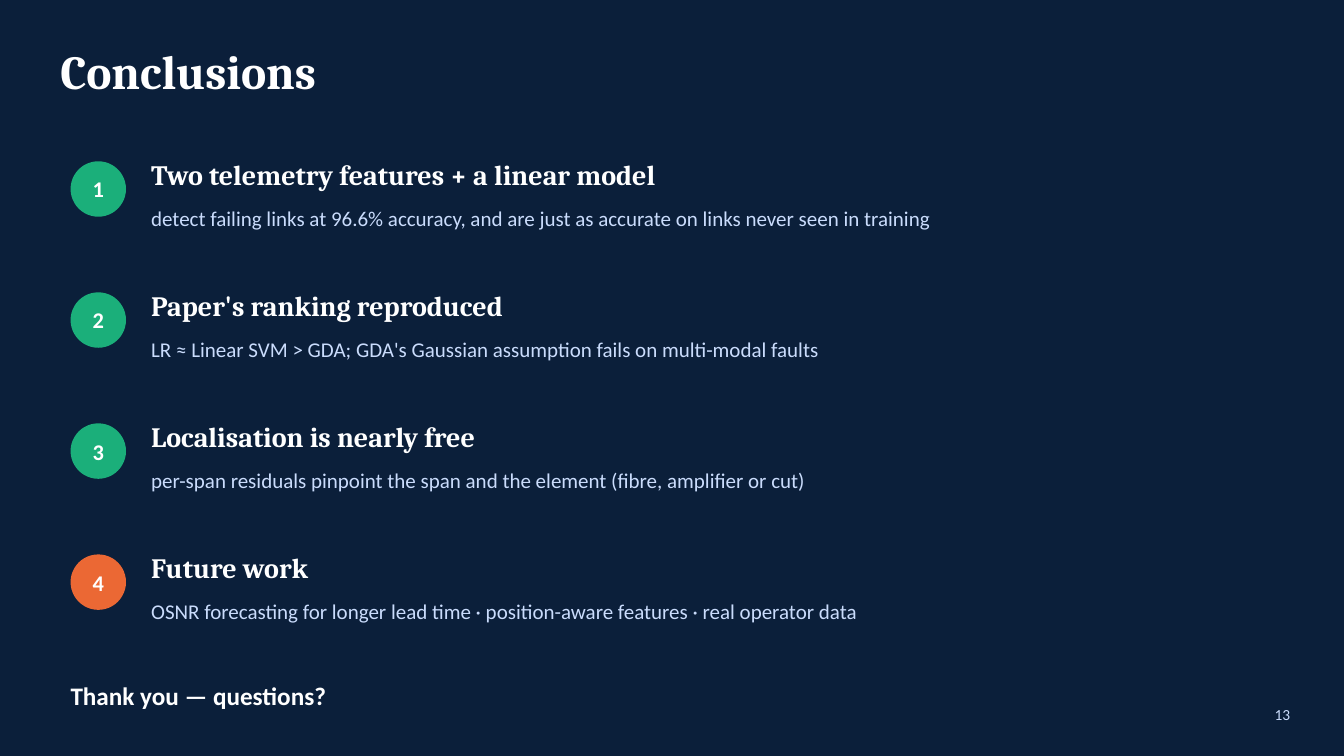
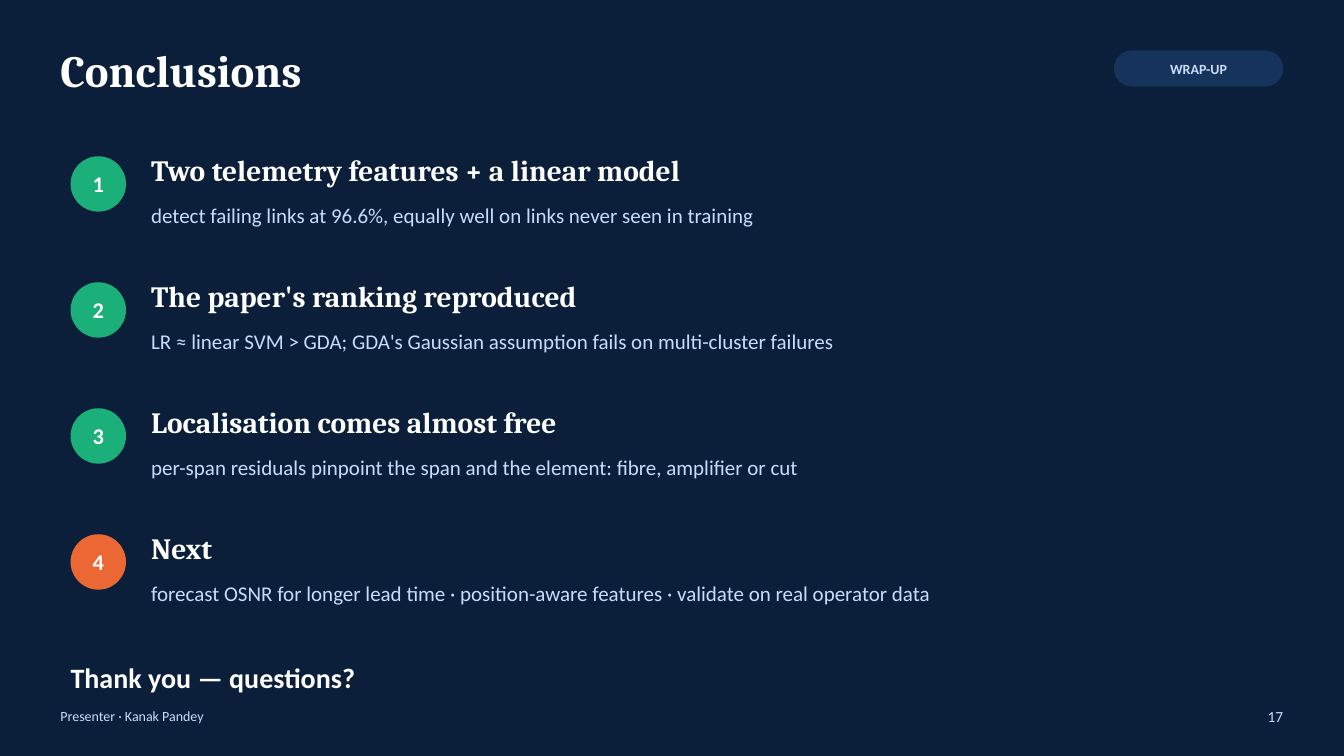
Before and after one commit to jsanjayvarma06-oss/ML-Project, a slide deck: slide 17 of docs/Slides_Link_Failure_Prediction.pptx (slide 13 before the commit). Drawn at 1344x756 pixels with LibreOffice and Linux fonts; fonts in the diff are those of the drawing. Boxes give left, top, right and bottom in pixels: in the first picture for what was removed or moved away, otherwise in the second. Text is boxed around its words. In the diff, an @@ line names an element or a change of style, - is before the commit and + after.

```diff
--- a/docs/Slides_Link_Failure_Prediction.pptx
+++ b/docs/Slides_Link_Failure_Prediction.pptx
@@ text "Conclusions" at (60, 56, 301, 88): size 34 to 32 pt @@
@@ rounded rectangle added at (1114, 50, 1284, 87), fill #16335C, 10 pt, text #CADCFC, bold @@
+WRAP-UP
@@ ellipse "1": place and size @@
-ellipse "1" at (71, 161, 126, 217)
+ellipse "1" at (71, 156, 126, 212)
@@ text "Two telemetry features + a ..." at (151, 160, 680, 188): size 20 to 21 pt @@
@@ text at (151, 208, 753, 227): text changed @@
-detect failing links at 96.6% accuracy, and are just as accurate on links never seen in training
+detect failing links at 96.6%, equally well on links never seen in training
@@ ellipse "2": place and size @@
-ellipse "2" at (71, 292, 126, 348)
+ellipse "2" at (71, 282, 126, 338)
@@ text at (151, 286, 577, 314): text changed; size 20 to 21 pt @@
-Paper's ranking reproduced
+The paper's ranking reproduced
@@ text at (151, 334, 833, 353): text changed @@
-LR ≈ Linear SVM > GDA; GDA's Gaussian assumption fails on multi-modal faults
+LR ≈ linear SVM > GDA; GDA's Gaussian assumption fails on multi-cluster failures
@@ ellipse "3": place and size @@
-ellipse "3" at (71, 423, 126, 479)
+ellipse "3" at (71, 408, 126, 464)
@@ text at (151, 412, 557, 434): text changed; size 20 to 21 pt @@
-Localisation is nearly free
+Localisation comes almost free
@@ text at (151, 460, 798, 479): text changed @@
-per-span residuals pinpoint the span and the element (fibre, amplifier or cut)
+per-span residuals pinpoint the span and the element: fibre, amplifier or cut
@@ ellipse "4": place and size @@
-ellipse "4" at (71, 555, 126, 610)
+ellipse "4" at (71, 534, 126, 590)
@@ text added at (151, 539, 212, 560), 21 pt, text #FFFFFF, bold @@
+Next
@@ text removed at (151, 558, 308, 579) @@
-Future work
@@ text at (151, 586, 930, 605): text changed @@
-OSNR forecasting for longer lead time · position-aware features · real operator data
+forecast OSNR for longer lead time · position-aware features · validate on real operator data
@@ text "Thank you — questions?": place and size @@
-text "Thank you — questions?" at (71, 687, 326, 709)
+text "Thank you — questions?" at (71, 668, 355, 693)
@@ text "Thank you — questions?" at (71, 668, 355, 693): size 18 to 20 pt @@
@@ text added at (60, 711, 203, 724), 10 pt, text #CADCFC @@
+Presenter · Kanak Pandey
@@ text added at (1268, 712, 1284, 722), 11 pt, text #CADCFC @@
+17
@@ text removed at (1275, 710, 1291, 720) @@
-13
```
Also in this commit, not shown: 9 other slides changed, 9 slides added, 3 slides removed, 5 other files.
